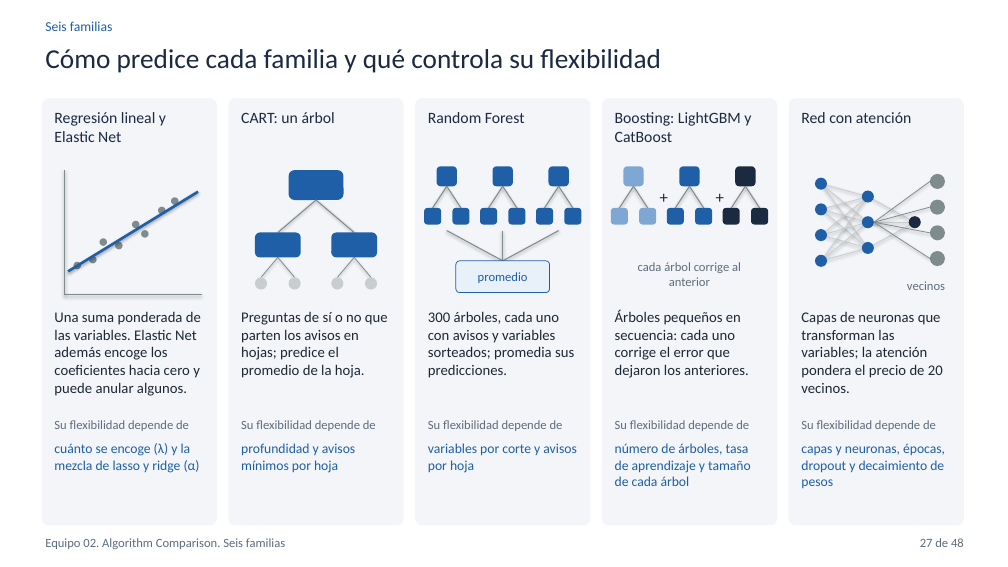
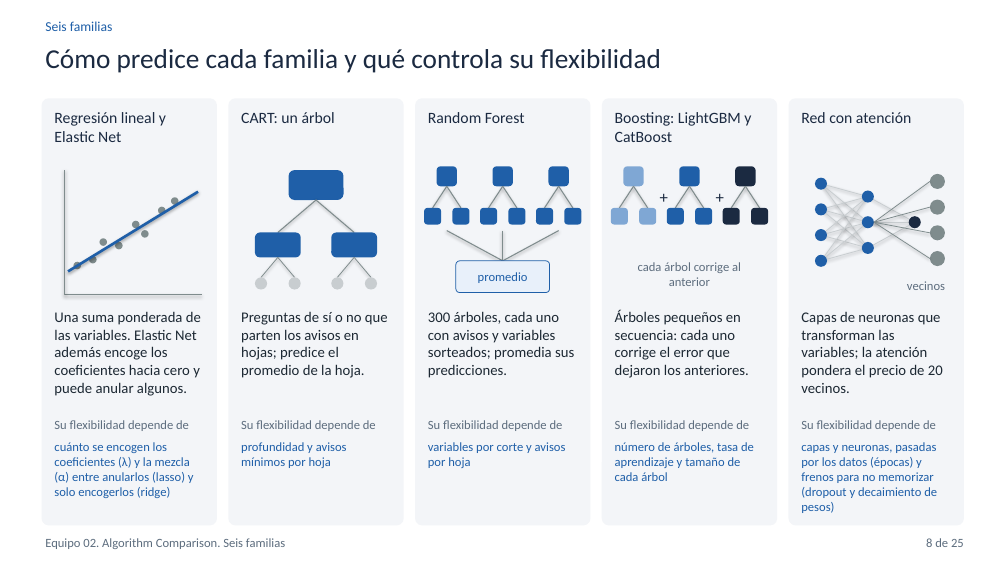
Before and after one commit to hsaguilera/BDML-PS03, a slide deck: slide 8 of 03_slides/compare_equipo_02.pptx (slide 27 before the commit). Drawn at 1008x567 pixels with LibreOffice and Linux fonts; fonts in the diff are those of the drawing. Boxes give left, top, right and bottom in pixels: in the first picture for what was removed or moved away, otherwise in the second. Text is boxed around its words. In the diff, an @@ line names an element or a change of style, - is before the commit and + after.

Commit message:
Reduce las presentaciones finales a 27 y 25 láminas para la exposición
Best Model Deep Dive queda con 27 láminas y Algorithm Comparison con 25,
con las cifras verificadas, las notas del orador recortadas para unos 20
minutos y el mapa de láminas del README actualizado. Los PDF de 03_slides
son los entregados.

```diff
--- a/03_slides/compare_equipo_02.pptx
+++ b/03_slides/compare_equipo_02.pptx
@@ text at (54,442,194,498): text changed; size 13 to 12 pt @@
-cuánto se encoge (λ) y la mezcla de lasso y ridge (α)
+cuánto se encogen los coeficientes (λ) y la mezcla (α) entre anularlos (lasso) y solo encogerlos (ridge)
@@ size 13 to 12 pt in 3 elements at (241,442,347,468), (428,442,566,468), (615,442,754,481) @@
@@ text at (801,442,937,513): text changed; size 13 to 12 pt @@
-capas y neuronas, épocas, dropout y decaimiento de pesos
+capas y neuronas, pasadas por los datos (épocas) y frenos para no memorizar (dropout y decaimiento de pesos)
@@ text at (926,538,964,547): text changed @@
-27 de 48
+8 de 25
```
Also in this commit, not shown: 24 other slides changed, 23 slides removed, 9 other files.
